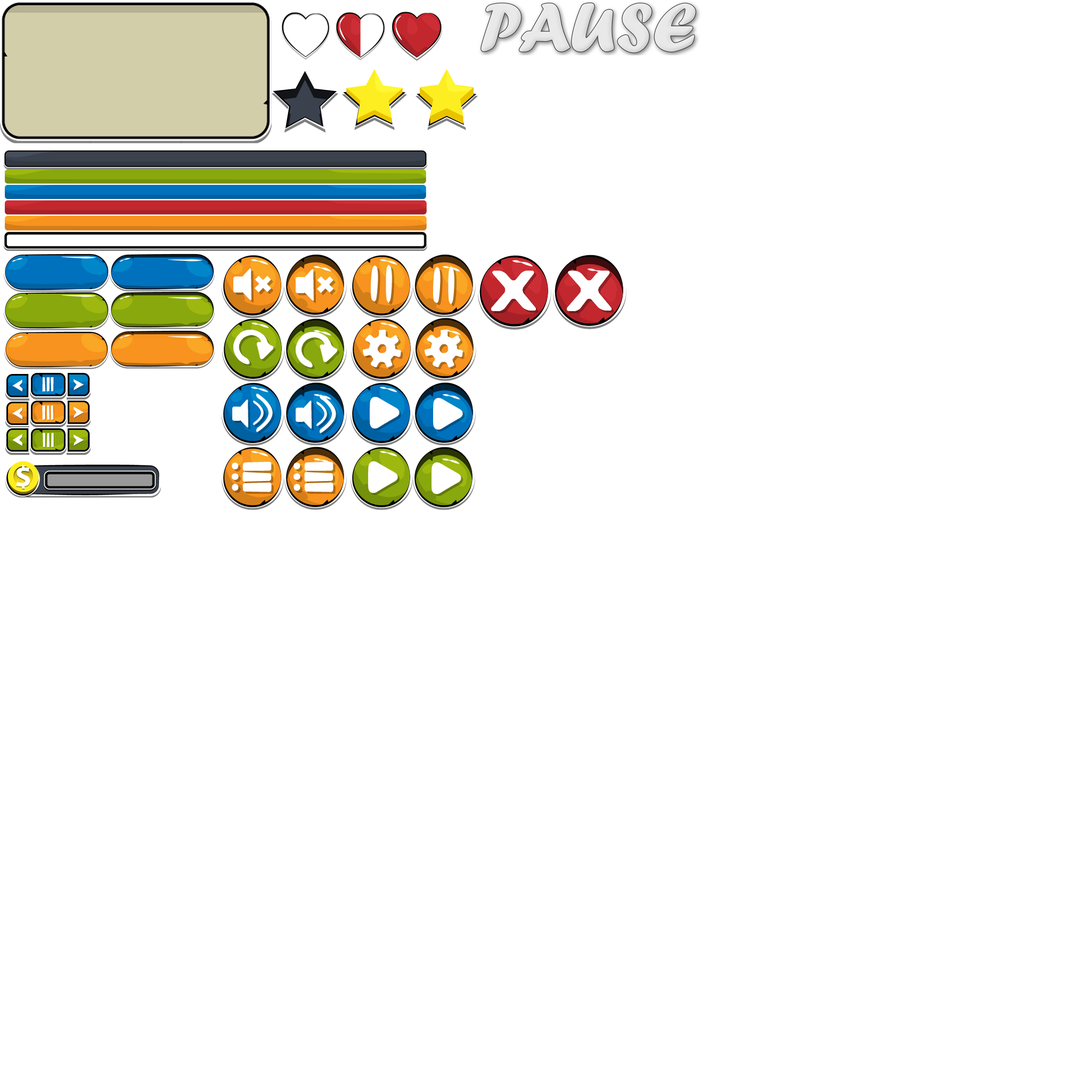
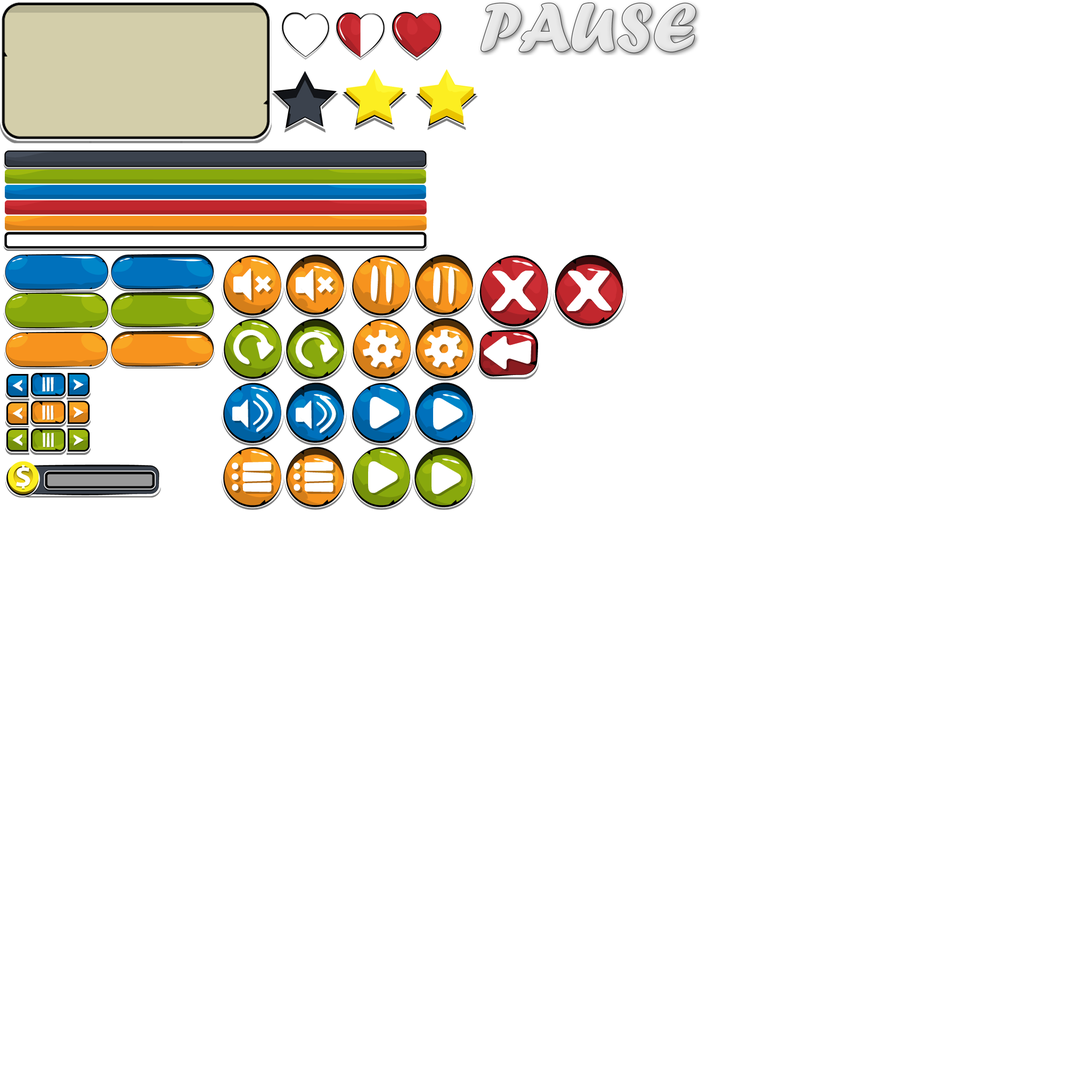
Comparing the layer stacks of the two 1091 × 1091 images. Changes:
added layer "Capa 92" above "Capa 90" over (x1=483, y1=336, x2=534, y2=372)
added layer "Capa 91" above "Capa 33" over (x1=478, y1=329, x2=539, y2=380)
